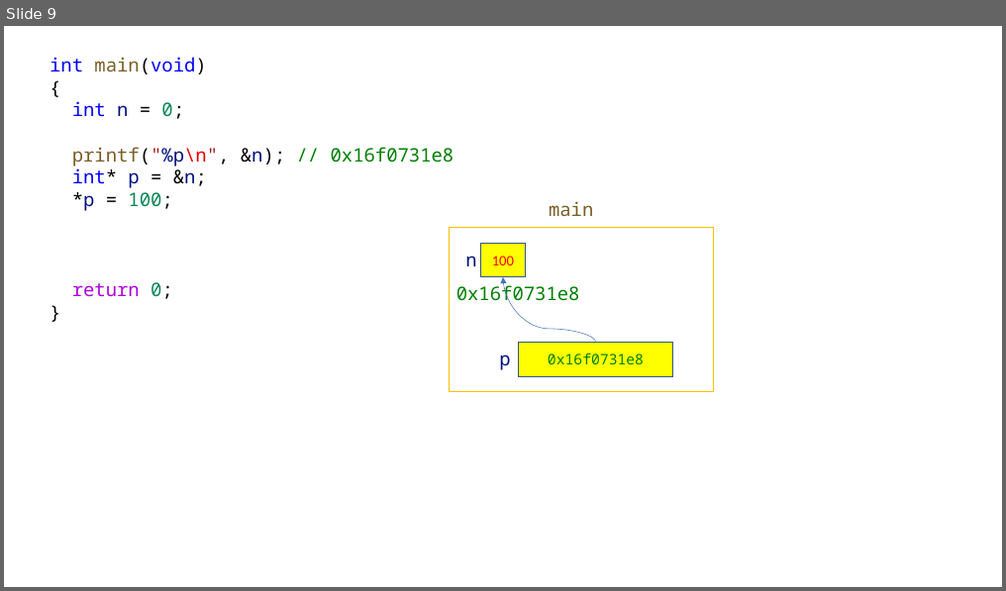
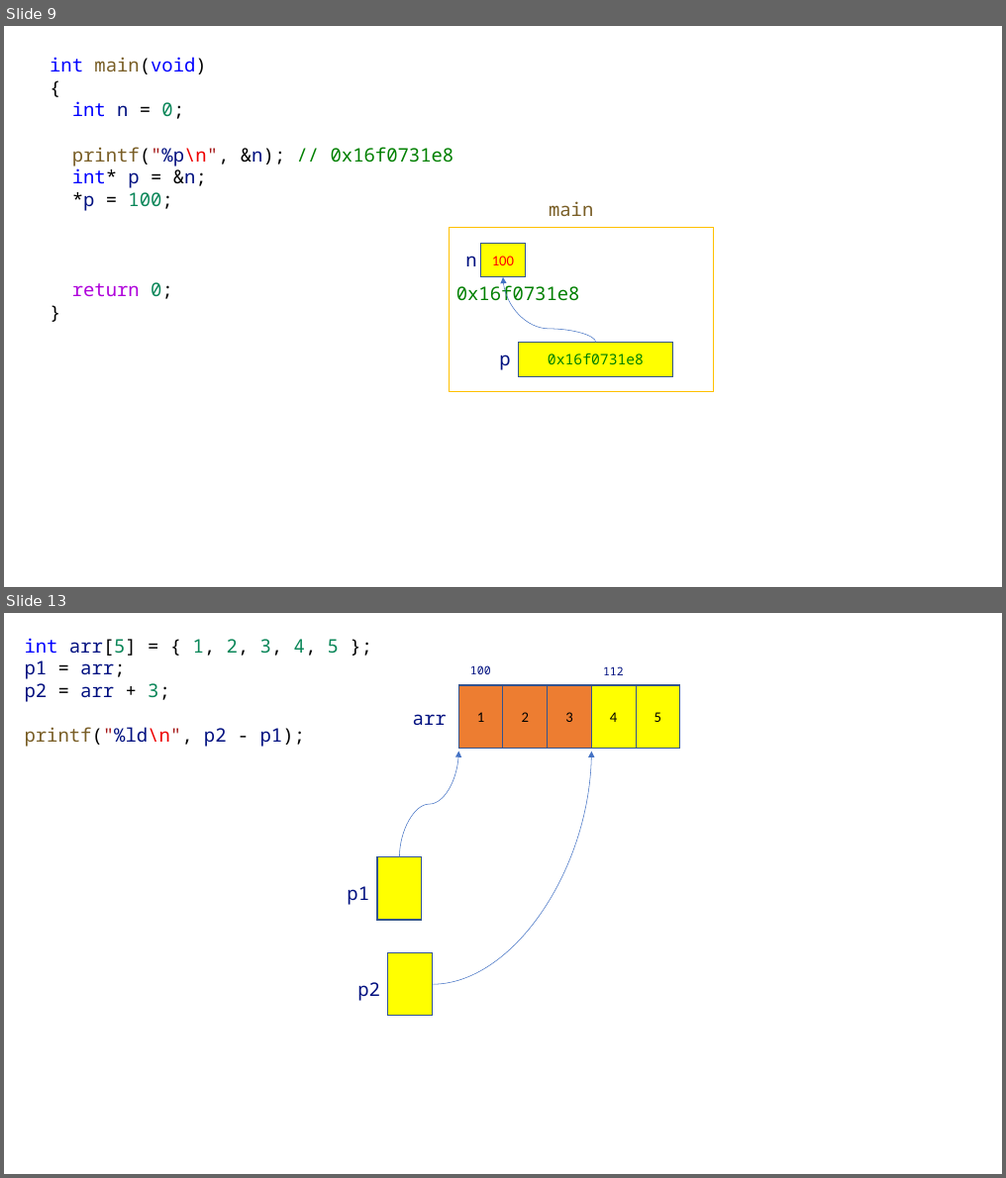
Before and after one commit to yoonichul/hyundai_20220510, a slide deck: 220511.pptx. Shown one above the other, each under a label of ours: slide 9 before the commit, slides 9 and 13 after it; the slides between them are not shown. The pictures are 1006x591 and 1006x1178 pixels, drawn with LibreOffice and Linux fonts; fonts in the diff are those of the drawing. Boxes give left, top, right and bottom in pixels: in the first picture for what was removed or moved away, otherwise in the second. Text is boxed around its words. In the diff, an @@ line names an element or a change of style, - is before the commit and + after.

```diff
--- a/220511.pptx
+++ b/220511.pptx
@@ slide 13 added at box(4, 613, 1002, 1174), background #FFFFFF @@
@@ text added at box(25, 638, 339, 747), 18 pt, text #001080 @@
+int arr[5] = { 1, 2, 3, 4, 5 };
+p1 = arr;
+p2 = arr + 3;
+printf("%ld\n", p2 - p1);
@@ text added at box(470, 665, 491, 674), 11 pt, text #001080 @@
+100
@@ text added at box(603, 666, 624, 675), 11 pt, text #001080 @@
+112
@@ rectangle added at box(459, 685, 503, 749), fill #ED7D31, outline #325491 1 pt, 14 pt, text #000000 @@
+1
@@ rectangle added at box(503, 685, 548, 749), fill #ED7D31, outline #325491 1 pt, 14 pt, text #000000 @@
+2
@@ rectangle added at box(548, 685, 592, 749), fill #ED7D31, outline #325491 1 pt, 14 pt, text #000000 @@
+3
@@ rectangle added at box(592, 685, 636, 749), fill #FFFF00, outline #325491 1 pt, 14 pt, text #000000 @@
+4
@@ rectangle added at box(636, 685, 680, 749), fill #FFFF00, outline #325491 1 pt, 14 pt, text #000000 @@
+5
@@ text added at box(413, 714, 447, 725), 18 pt, text #001080 @@
+arr
@@ curved arrow added from (399, 858) to (459, 752), #4472C4 0.5 pt @@
@@ curved arrow added from (433, 984) to (592, 752), #4472C4 0.5 pt @@
@@ rectangle added at box(377, 858, 422, 920), fill #FFFF00, outline #325491 1 pt @@
@@ text added at box(347, 886, 369, 905), 18 pt, text #001080 @@
+p1
@@ rectangle added at box(388, 954, 433, 1017), fill #FFFF00, outline #325491 1 pt @@
@@ text added at box(357, 982, 380, 1001), 18 pt, text #001080 @@
+p2
```
Also in this commit, not shown: 1 slide changed, 2 other slides added.
